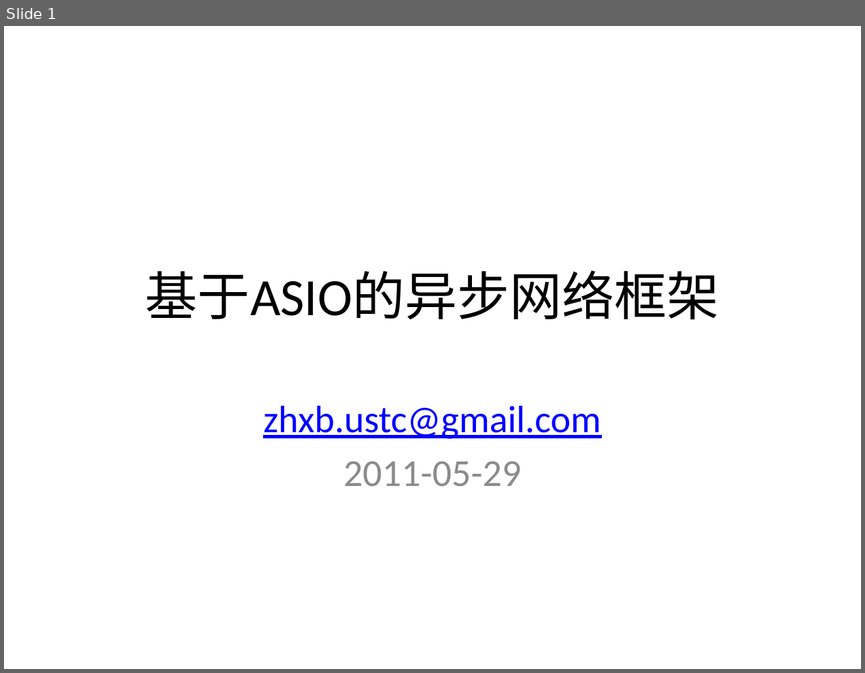
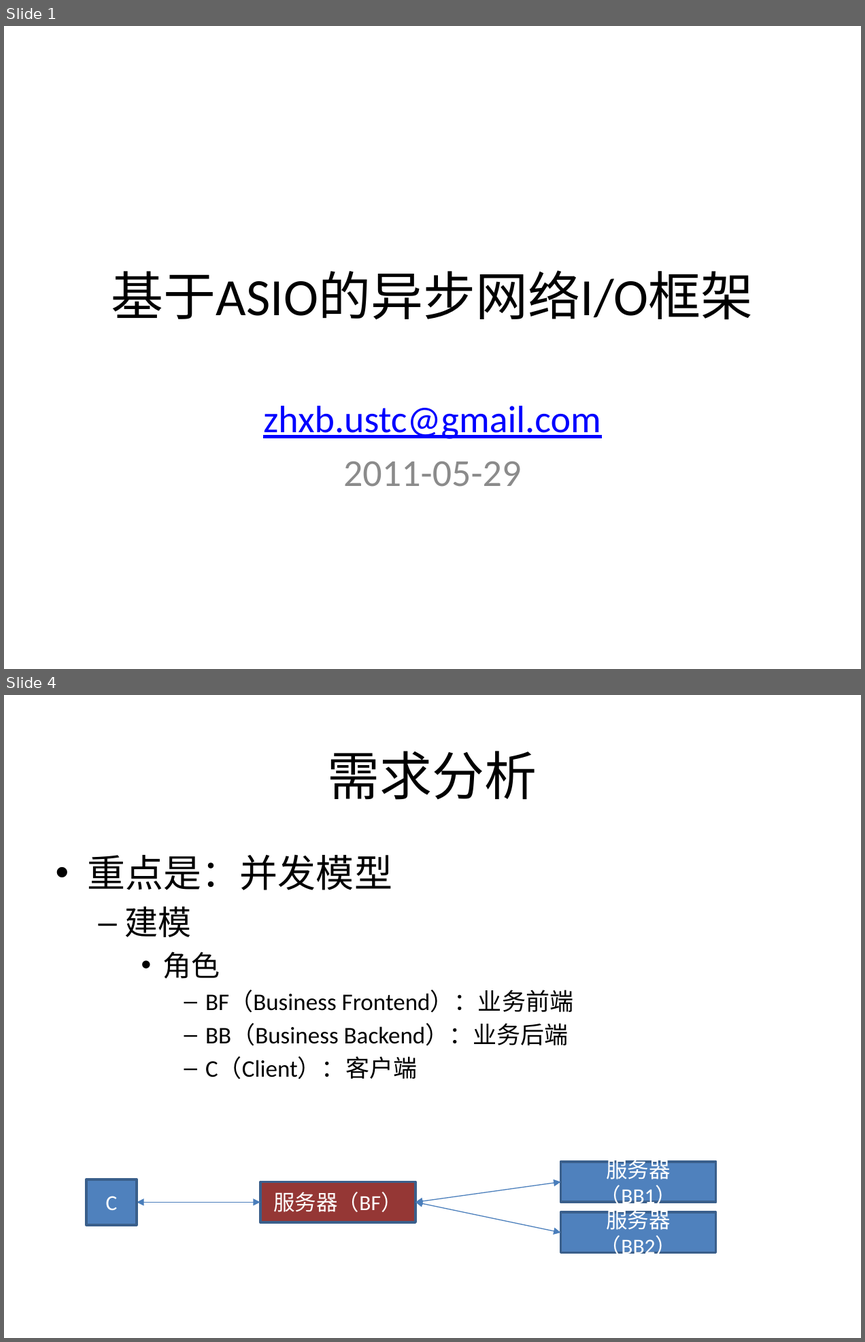
Before and after one commit to kkzhou/kknf, a slide deck: aanf/asio-based2/doc/asio-based AANF.pptx. Shown one above the other, each under a label of ours: slide 1 before the commit, slides 1 and 4 after it; the slides between them are not shown. The pictures are 865x673 and 865x1342 pixels, drawn with LibreOffice and Linux fonts; fonts in the diff are those of the drawing. Boxes give left, top, right and bottom in pixels: in the first picture for what was removed or moved away, otherwise in the second. Text is boxed around its words. In the diff, an @@ line names an element or a change of style, - is before the commit and + after.

```diff
--- a/aanf/asio-based2/doc/asio-based AANF.pptx
+++ b/aanf/asio-based2/doc/asio-based AANF.pptx
@@ slide 4 added at (4,695,861,1338), background #FFFFFF @@
@@ title added at (328,751,537,800), 44 pt, text #000000 @@
+需求分析
@@ text added at (88,855,573,1079), 20 pt, text #000000 @@
+• 重点是：并发模型
+  – 建模
+    • 角色
+      – BF（Business Frontend）：业务前端
+      – BB（Business Backend）：业务后端
+      – C（Client）：客户端
@@ rectangle added at (561,1161,716,1202), fill #4F81BD, outline #3A5F8C 2 pt, 18 pt, text #FFFFFF @@
+服务器（BB1）
@@ rectangle added at (86,1179,137,1225), fill #4F81BD, outline #3A5F8C 2 pt, 18 pt, text #FFFFFF @@
+C
@@ rectangle added at (260,1182,415,1222), fill #953735, outline #3A5F8C 2 pt, 18 pt, text #FFFFFF @@
+服务器（BF）
@@ double arrow added from (415, 1202) to (561, 1182), #4B7EBC 0.75 pt @@
@@ double arrow added from (137, 1202) to (260, 1202), #4B7EBC 0.75 pt @@
@@ double arrow added from (415, 1202) to (561, 1232), #4B7EBC 0.75 pt @@
@@ rectangle added at (561,1212,716,1252), fill #4F81BD, outline #3A5F8C 2 pt, 18 pt, text #FFFFFF @@
+服务器（BB2）
@@ slide 1 changed as well @@
@@ title at (111,270,753,320): text changed @@
-基于ASIO的异步网络框架
+基于ASIO的异步网络I/O框架
```
Also in this commit, not shown: 1 other slide changed, 26 other slides added, 3 slides removed.
